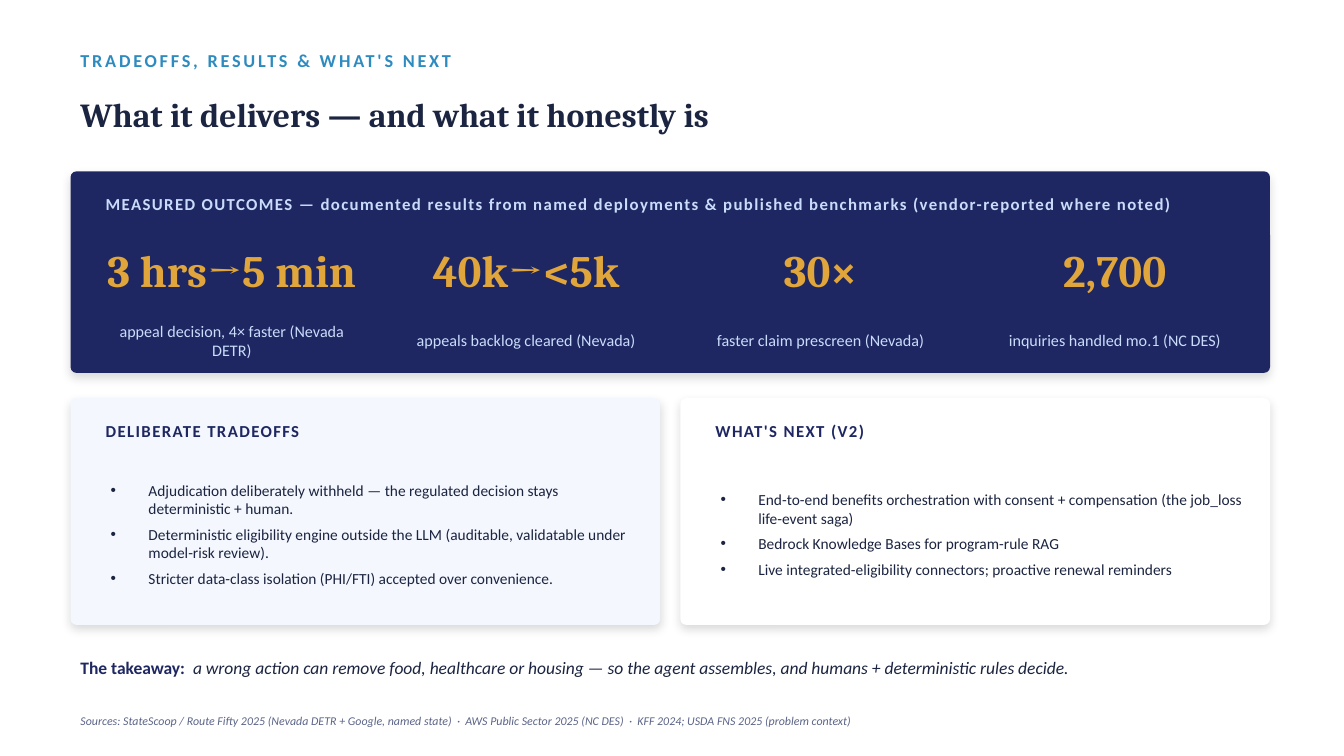
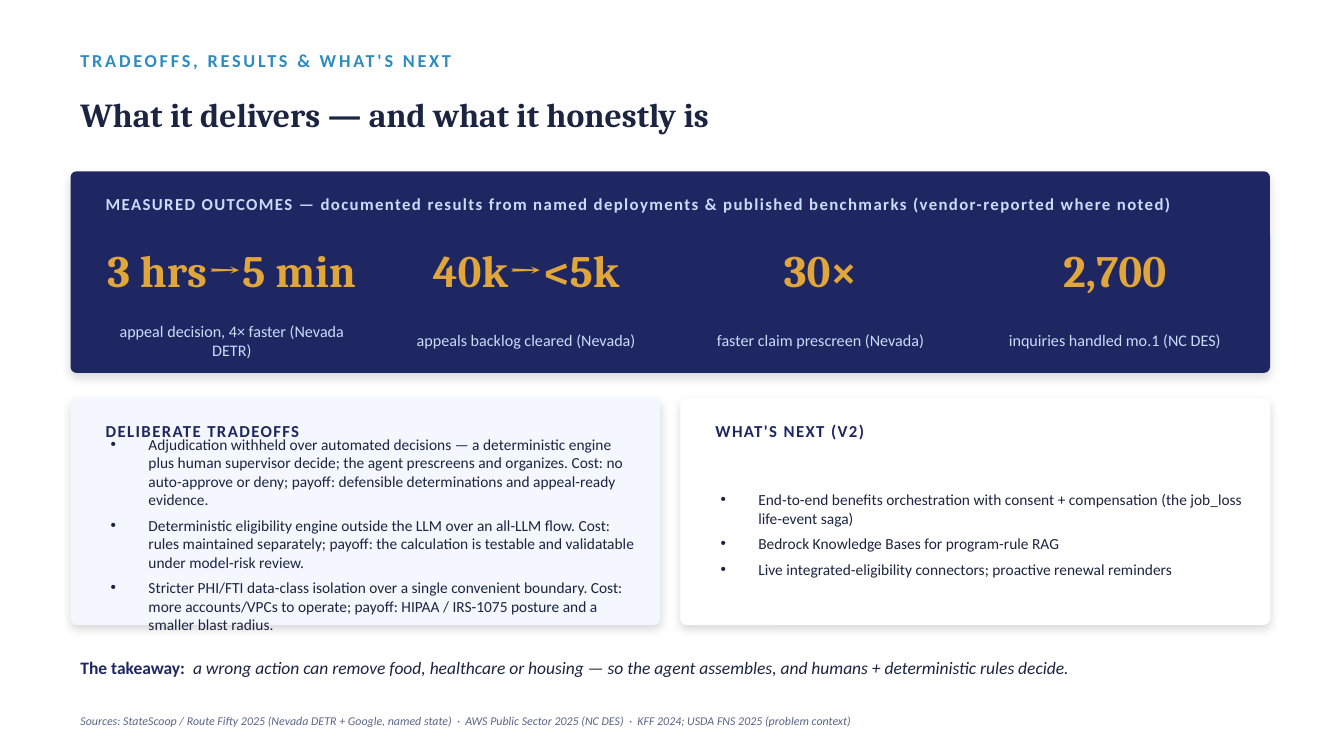
Before and after one commit to virtualryder/slg-ai-agents, a slide deck: slide 6 of decks/SLG-04-Benefits-Caseworker.pptx. Drawn at 1344x756 pixels with LibreOffice and Linux fonts; fonts in the diff are those of the drawing. Boxes give left, top, right and bottom in pixels: in the first picture for what was removed or moved away, otherwise in the second. Text is boxed around its words. In the diff, an @@ line names an element or a change of style, - is before the commit and + after.

```diff
--- a/decks/SLG-04-Benefits-Caseworker.pptx
+++ b/decks/SLG-04-Benefits-Caseworker.pptx
@@ text at box(148, 436, 634, 630): text changed @@
-• Adjudication deliberately withheld — the regulated decision stays deterministic + human.
-• Deterministic eligibility engine outside the LLM (auditable, validatable under model-risk review).
-• Stricter data-class isolation (PHI/FTI) accepted over convenience.
+• Adjudication withheld over automated decisions — a deterministic engine plus human supervisor decide; the agent prescreens and organizes. Cost: no auto-approve or deny; payoff: defensible determinations and appeal-ready evidence.
+• Deterministic eligibility engine outside the LLM over an all-LLM flow. Cost: rules maintained separately; payoff: the calculation is testable and validatable under model-risk review.
+• Stricter PHI/FTI data-class isolation over a single convenient boundary. Cost: more accounts/VPCs to operate; payoff: HIPAA / IRS-1075 posture and a smaller blast radius.
```
Also in this commit, not shown: 7 other files.
